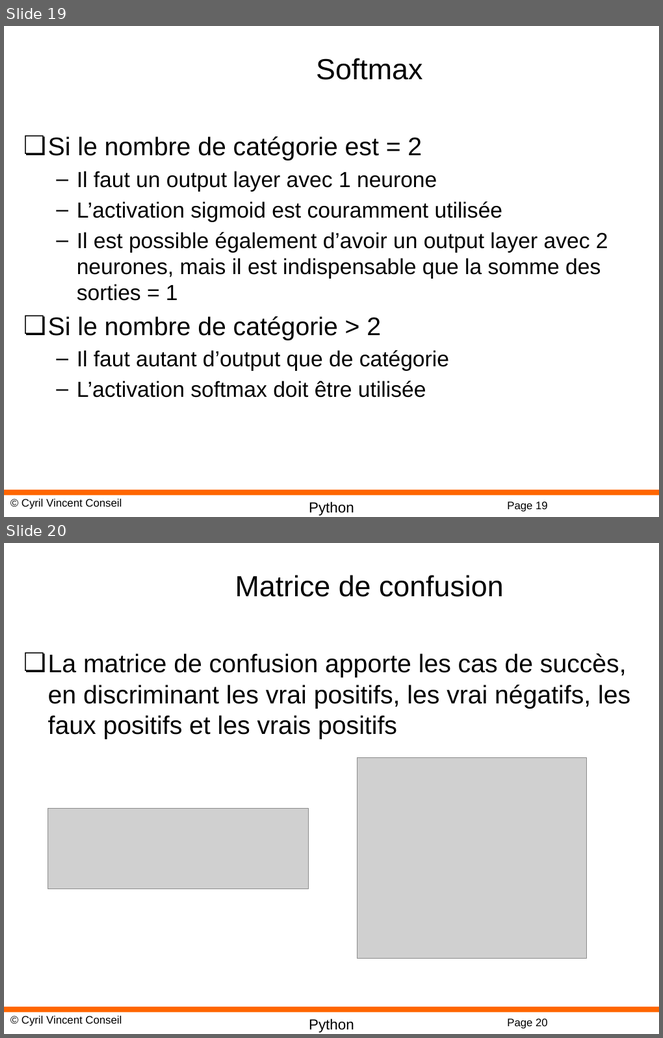
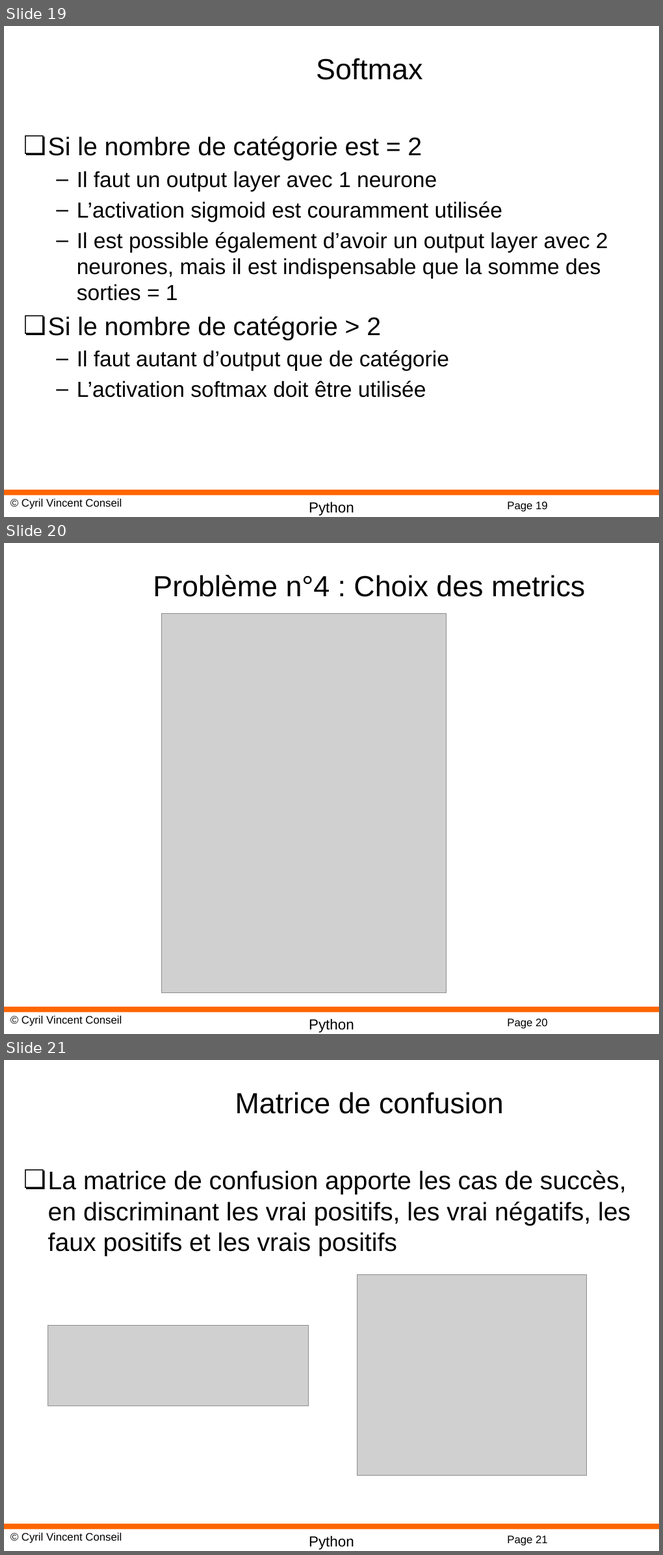
Before and after one commit to cyrilvincent/mlops, a slide deck: ppt/MLOps06-Quality.pptx. Shown one above the other, each under a label of ours: slides 19 and 20 before the commit, slides 19, 20 and 21 after it. The pictures are 663x1038 and 663x1555 pixels, drawn with LibreOffice and Linux fonts; fonts in the diff are those of the drawing; grey boxes stand for pictures; background and template pictures are left out. Boxes give left, top, right and bottom in pixels: in the first picture for what was removed or moved away, otherwise in the second. Text is boxed around its words. In the diff, an @@ line names an element or a change of style, - is before the commit and + after.

```diff
--- a/ppt/MLOps06-Quality.pptx
+++ b/ppt/MLOps06-Quality.pptx
@@ slide 20 added at (4,543,659,1034), background #FFFFFF; not listed: 4 template elements that a slide beside it also shows @@
@@ title added at (153,575,585,597), 32 pt, text #000000 @@
+Problème n°4 : Choix des metrics
@@ picture added at (161,613,446,993) @@
@@ what was slide 20 is now slide 21 @@
@@ page number at (507,1536,548,1546): text changed @@
-Page 20
+Page 21
```
Also in this commit, not shown: 2 slides changed, 1 slide removed, 4 other files.
